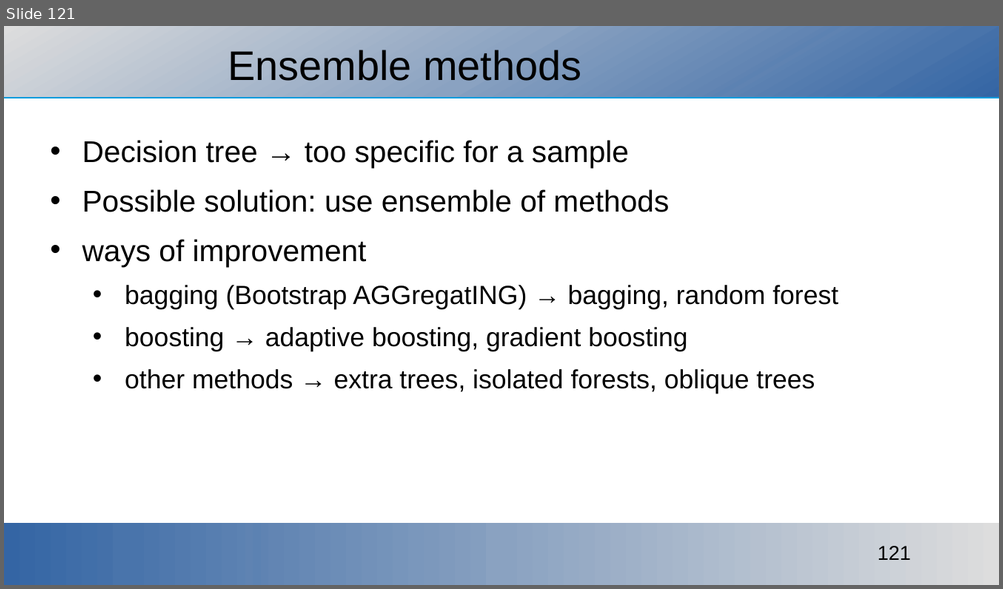
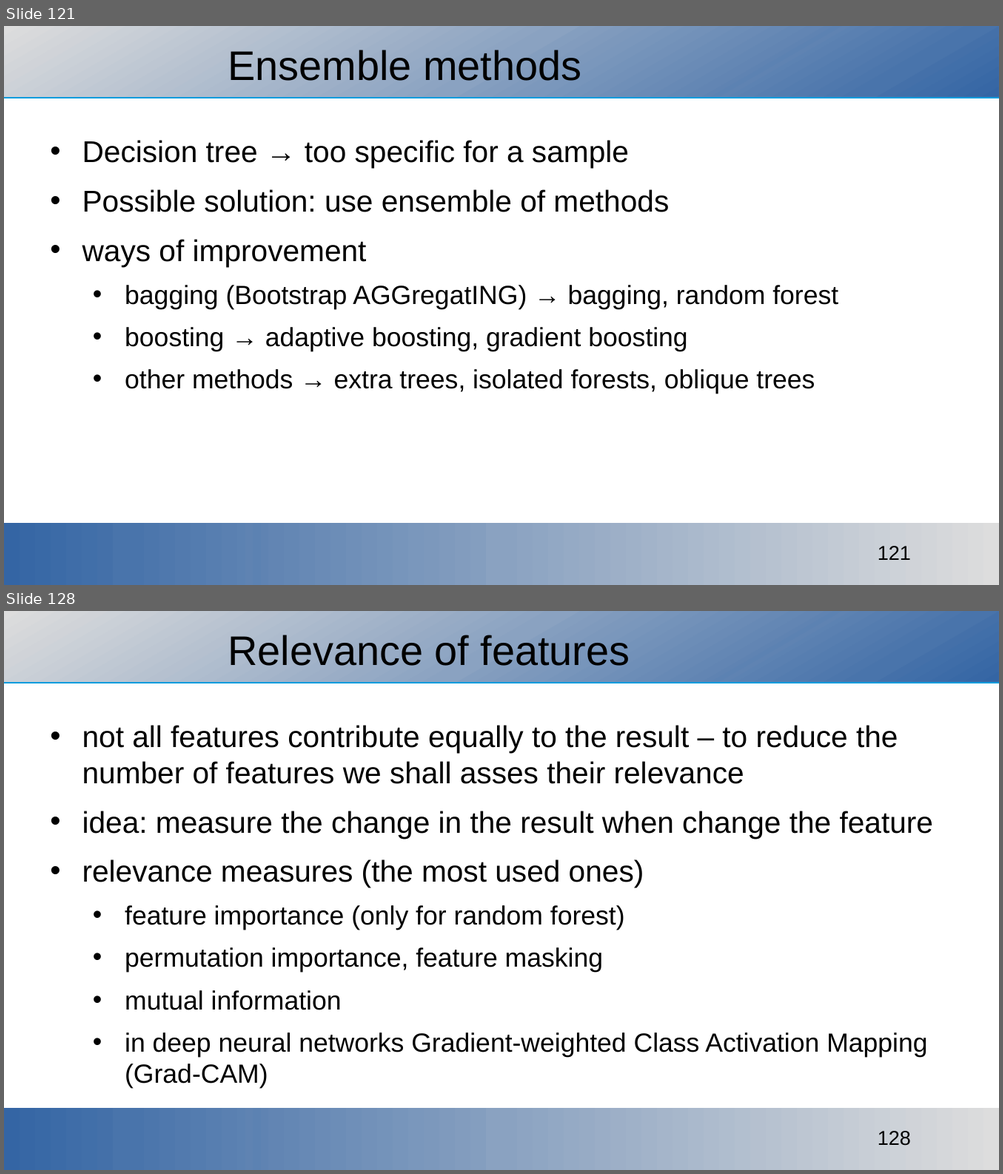
Before and after one commit to ajakovac/ML-in-Practice-I, a slide deck: ML in practice.odp. Shown one above the other, each under a label of ours: slide 121 before the commit, slides 121 and 128 after it; the slides between them are not shown. The pictures are 1003x589 and 1003x1174 pixels, drawn with LibreOffice and Linux fonts; fonts in the diff are those of the drawing; background and template pictures are left out. Boxes give left, top, right and bottom in pixels: in the first picture for what was removed or moved away, otherwise in the second. Text is boxed around its words. In the diff, an @@ line names an element or a change of style, - is before the commit and + after.

Commit message:
parameter relevance measures added

```diff
--- a/ML in practice.odp
+++ b/ML in practice.odp
@@ slide 128 added at (x1=4, y1=611, x2=999, y2=1170), background #FFFFFF; not listed: 3 template elements that a slide beside it also shows @@
@@ title added at (x1=227, y1=635, x2=630, y2=666), 33 pt, text #000000 @@
+Relevance of features
@@ text added at (x1=82, y1=725, x2=933, y2=1089), 24 pt, text #000000 @@
+• not all features contribute equally to the result – to reduce the number of features we shall asses their relevance
+• idea: measure the change in the result when change the feature
+• relevance measures (the most used ones)
+  • feature importance (only for random forest)
+  • permutation importance, feature masking
+  • mutual information
+  • in deep neural networks Gradient-weighted Class Activation Mapping (Grad-CAM)
```
Also in this commit, not shown: 6 slides changed, 19 other slides added, 15 other files.
